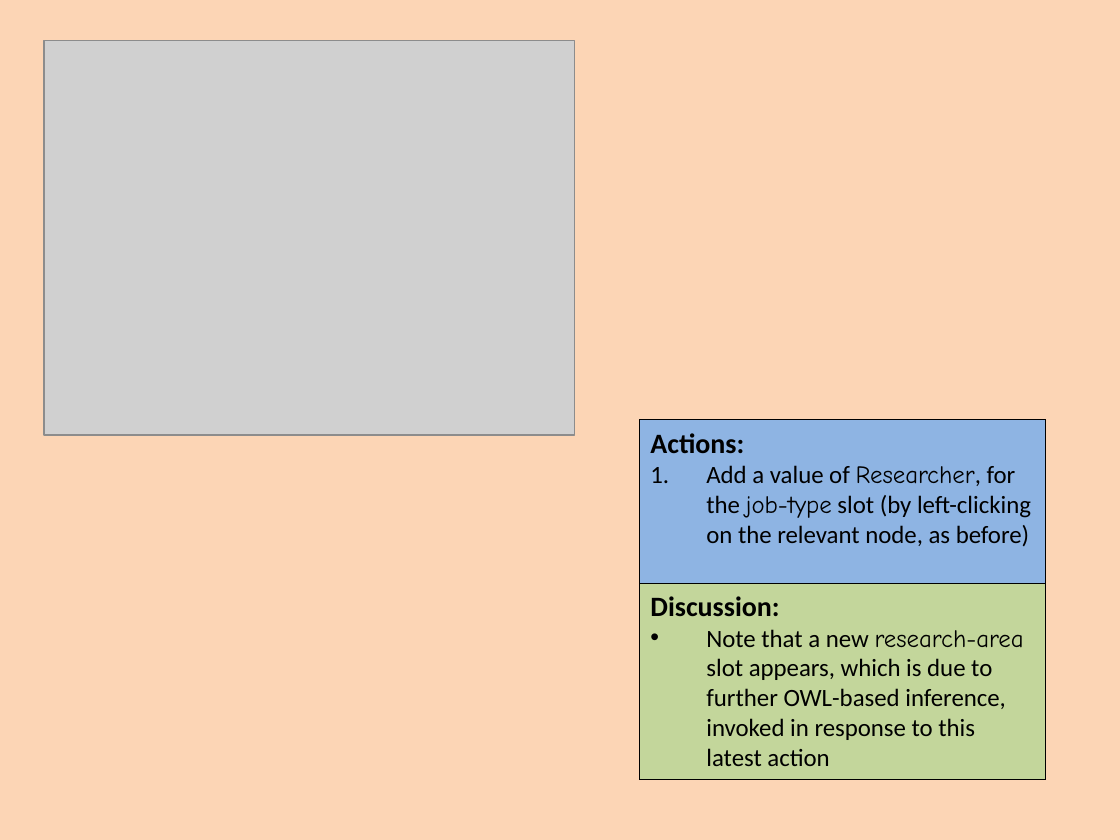
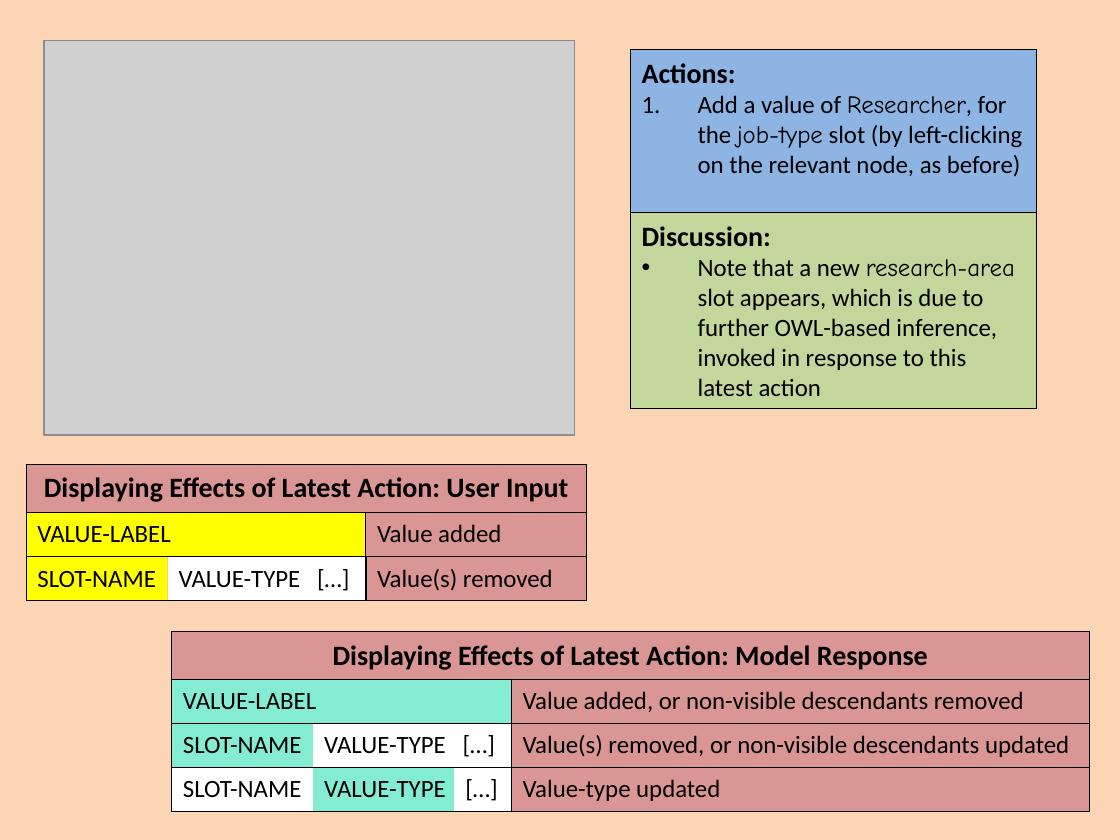
Before and after one commit to colin-puleston/mekon-hobo, a slide deck: slide 36 of docs/MEKON-HOBO Introductory Tutorial.pptx (slide 35 before the commit). Drawn at 1120x840 pixels with LibreOffice and Linux fonts; fonts in the diff are those of the drawing; grey boxes stand for pictures. Boxes give left, top, right and bottom in pixels: in the first picture for what was removed or moved away, otherwise in the second. Text is boxed around its words. In the diff, an @@ line names an element or a change of style, - is before the commit and + after.

```diff
--- a/docs/MEKON-HOBO Introductory Tutorial.pptx
+++ b/docs/MEKON-HOBO Introductory Tutorial.pptx
@@ rectangle "Actions:": place and size @@
-rectangle "Actions:" at [640,420,1045,586]
+rectangle "Actions:" at [631,49,1036,215]
@@ rectangle "Discussion:": place and size @@
-rectangle "Discussion:" at [640,584,1045,780]
+rectangle "Discussion:" at [631,213,1036,409]
@@ rectangle added at [27,464,587,600], fill #D99694, outline #000000 0.75 pt, 18 pt, text #000000, bold @@
+Displaying Effects of Latest Action: User Input
@@ rectangle added at [27,513,366,557], fill #FFFF00, outline #000000 0.75 pt, 16 pt, text #000000 @@
+VALUE-LABEL
@@ rectangle added at [366,513,587,557], outline #000000 0.75 pt, 16 pt, text #000000 @@
+Value added
@@ rectangle added at [27,557,168,600], fill #FFFF00, 16 pt, text #000000 @@
+SLOT-NAME
@@ rectangle added at [27,557,366,600], outline #000000 0.75 pt @@
@@ rectangle added at [168,557,366,600], fill #FFFFFF, 16 pt, text #000000 @@
+VALUE-TYPE […]
@@ rectangle added at [366,557,587,600], outline #000000 0.75 pt, 16 pt, text #000000 @@
+Value(s) removed
@@ rectangle added at [172,632,1090,811], fill #D99694, outline #000000 0.75 pt, 18 pt, text #000000, bold @@
+Displaying Effects of Latest Action: Model Response
@@ rectangle added at [172,679,512,722], fill #84ECD3, outline #000000 0.75 pt, 16 pt, text #000000 @@
+VALUE-LABEL
@@ rectangle added at [512,679,1090,722], outline #000000 0.75 pt, 16 pt, text #000000 @@
+Value added, or non-visible descendants removed
@@ rectangle added at [172,724,314,767], fill #84ECD3, 16 pt, text #000000 @@
+SLOT-NAME
@@ rectangle added at [172,724,512,767], outline #000000 0.75 pt @@
@@ rectangle added at [314,724,512,767], fill #FFFFFF, 16 pt, text #000000 @@
+VALUE-TYPE […]
@@ rectangle added at [512,724,1090,767], outline #000000 0.75 pt, 16 pt, text #000000 @@
+Value(s) removed, or non-visible descendants updated
@@ rectangle added at [172,767,314,811], fill #FFFFFF, 16 pt, text #000000 @@
+SLOT-NAME
@@ rectangle added at [172,767,512,811], outline #000000 0.75 pt @@
@@ rectangle added at [314,767,455,811], fill #84ECD3, 16 pt, text #000000 @@
+VALUE-TYPE
@@ rectangle added at [455,767,512,811], fill #FFFFFF, 16 pt, text #000000 @@
+[…]
@@ rectangle added at [512,767,1090,811], outline #000000 0.75 pt, 16 pt, text #000000 @@
+Value-type updated
```
Also in this commit, not shown: 11 other slides changed, 1 slide added.
